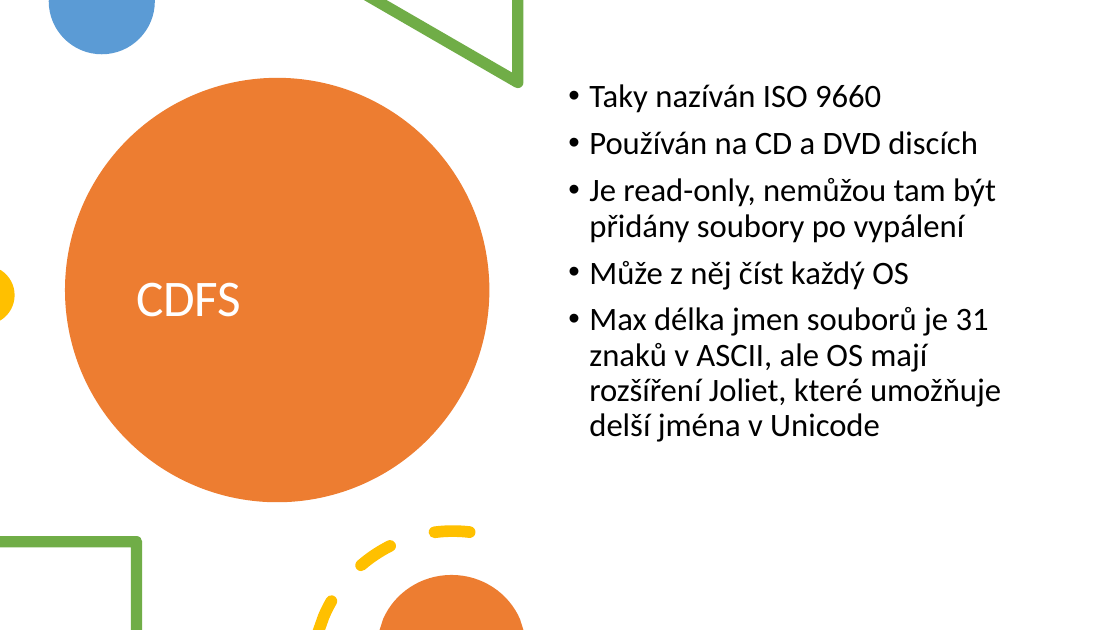
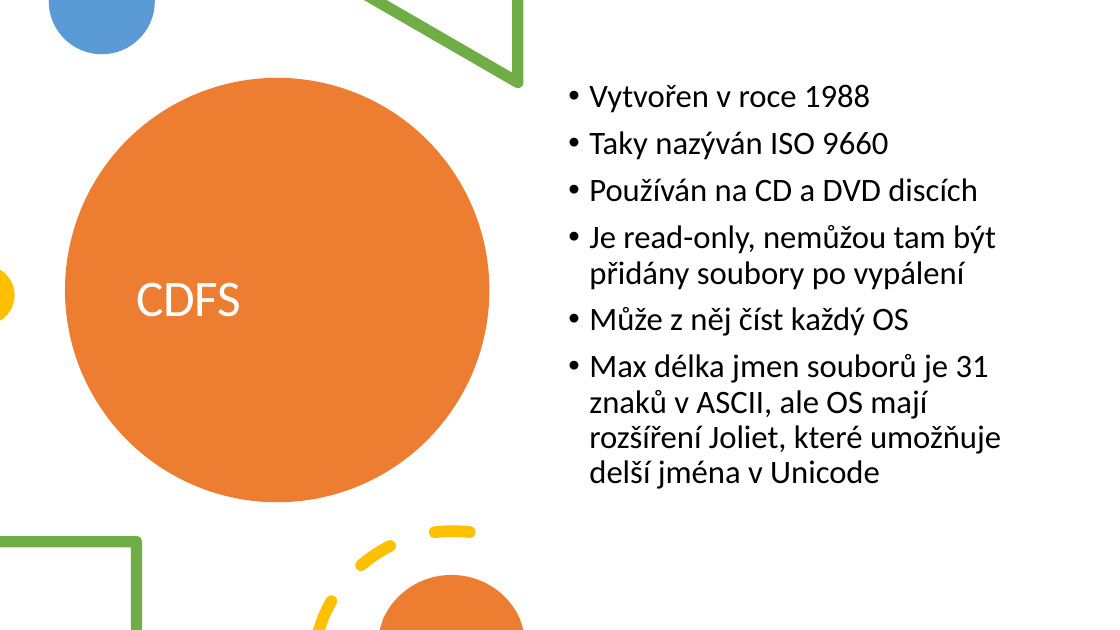
Before and after one commit to horvos/souborovesystemy, a slide deck: slide 9 of horvath.pptx. Drawn at 1120x630 pixels with LibreOffice and Linux fonts; fonts in the diff are those of the drawing. Boxes give left, top, right and bottom in pixels: in the first picture for what was removed or moved away, otherwise in the second. Text is boxed around its words. In the diff, an @@ line names an element or a change of style, - is before the commit and + after.

```diff
--- a/horvath.pptx
+++ b/horvath.pptx
@@ text at (589,84,888,160): text changed @@
-• Taky nazíván ISO 9660
+• Vytvořen v roce 1988
+• Taky nazýván ISO 9660
```
Also in this commit, not shown: 6 other slides changed, 1 other file.
